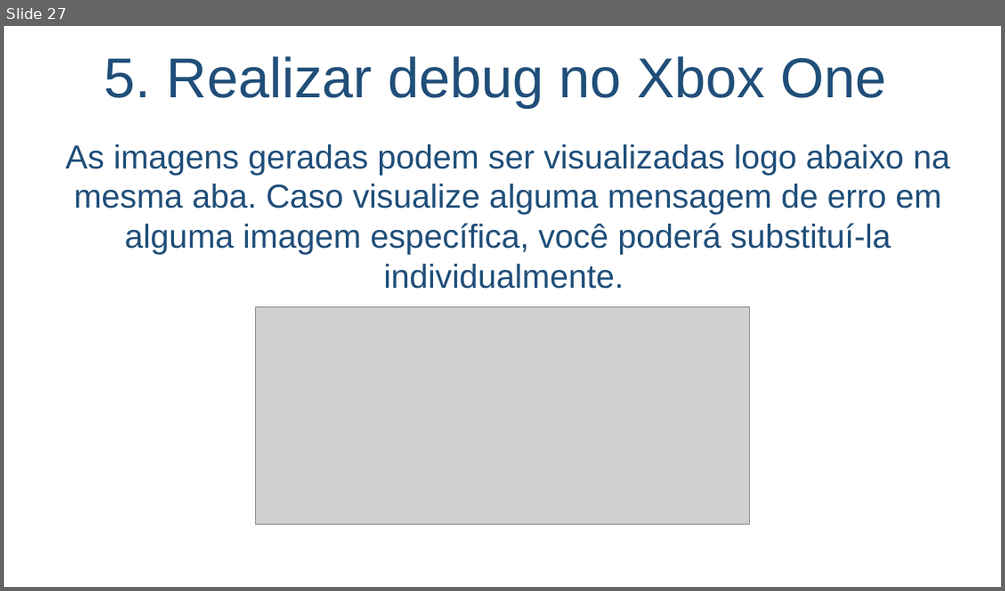
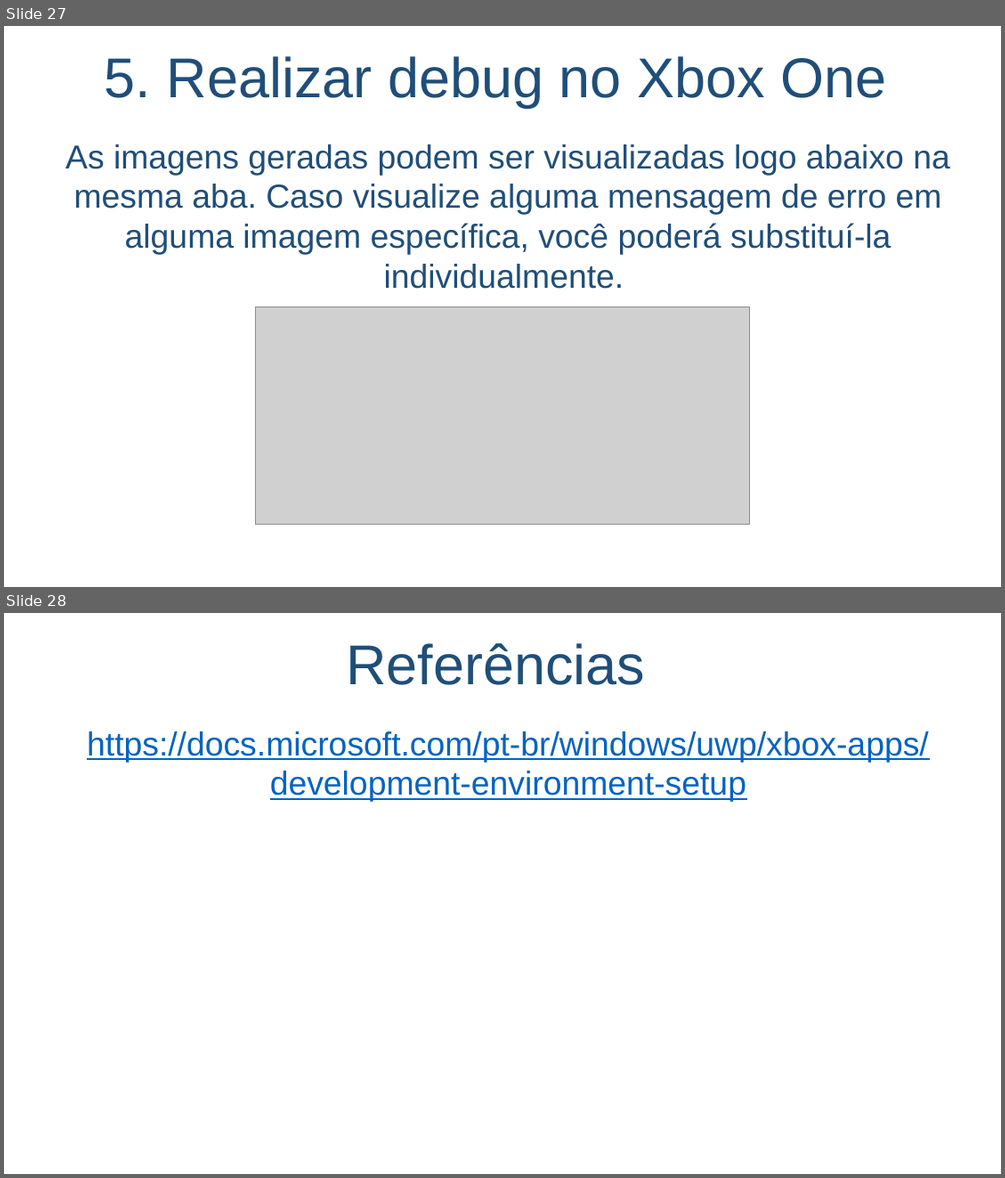
Before and after one commit to salmo-jr/public-slides, a slide deck: building-games-for-XboxOne.pptx. Shown one above the other, each under a label of ours: slide 27 before the commit, slides 27 and 28 after it. The pictures are 1005x591 and 1005x1178 pixels, drawn with LibreOffice and Linux fonts; fonts in the diff are those of the drawing; grey boxes stand for pictures; background and template pictures are left out. Boxes give left, top, right and bottom in pixels: in the first picture for what was removed or moved away, otherwise in the second. Text is boxed around its words. In the diff, an @@ line names an element or a change of style, - is before the commit and + after.

Commit message:
atualizações

```diff
--- a/building-games-for-XboxOne.pptx
+++ b/building-games-for-XboxOne.pptx
@@ slide 28 added at [4, 613, 1001, 1174], background picture (left out) @@
@@ title added at [346, 643, 645, 685], 54 pt, text #1F4E79 @@
+Referências
@@ text added at [87, 731, 929, 802], 32 pt, text #0563C1, underline @@
+https://docs.microsoft.com/pt-br/windows/uwp/xbox-apps/development-environment-setup
```
